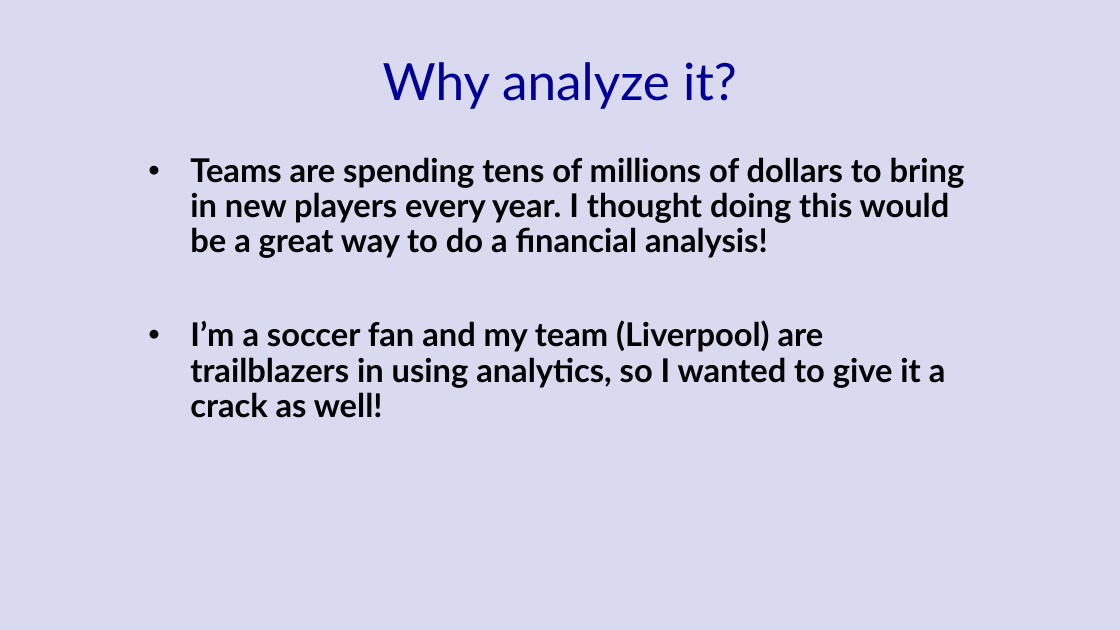
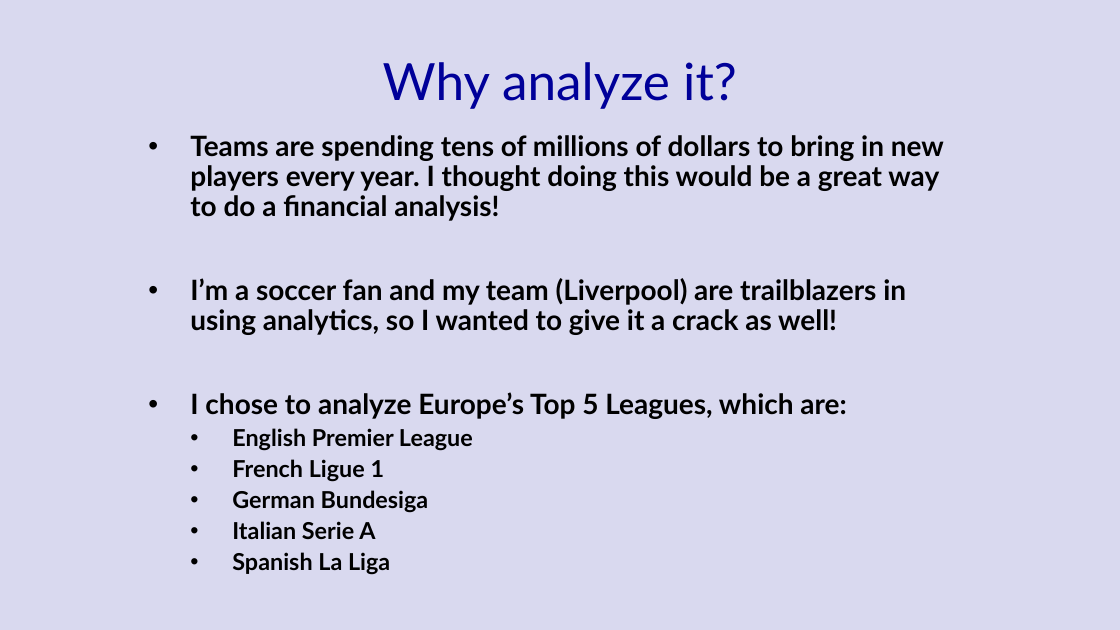
Before and after one commit to samlawson1/european-soccer-transfer-market, a slide deck: slide 3 of Transfer-Market-PowerPoint.pptx. Drawn at 1120x630 pixels with LibreOffice and Linux fonts; fonts in the diff are those of the drawing. Boxes give left, top, right and bottom in pixels: in the first picture for what was removed or moved away, otherwise in the second. Text is boxed around its words. In the diff, an @@ line names an element or a change of style, - is before the commit and + after.

Commit message:
Basic overview of the project scope.

```diff
--- a/Transfer-Market-PowerPoint.pptx
+++ b/Transfer-Market-PowerPoint.pptx
@@ subtitle "Teams are spending tens of ..." moved from (x1=190, y1=157, x2=965, y2=418) to (x1=190, y1=135, x2=944, y2=575) @@
@@ subtitle at (x1=190, y1=135, x2=944, y2=335): size 28 to 24 pt in "Teams are spending tens of millions of ...", "I’m a soccer fan and my team ..." @@
@@ subtitle at (x1=190, y1=392, x2=846, y2=575): paragraphs added @@
+• I chose to analyze Europe’s Top 5 Leagues, which are:
+  • English Premier League
+  • French Ligue 1
+  • German Bundesiga
+  • Italian Serie A
+  • Spanish La Liga
```
